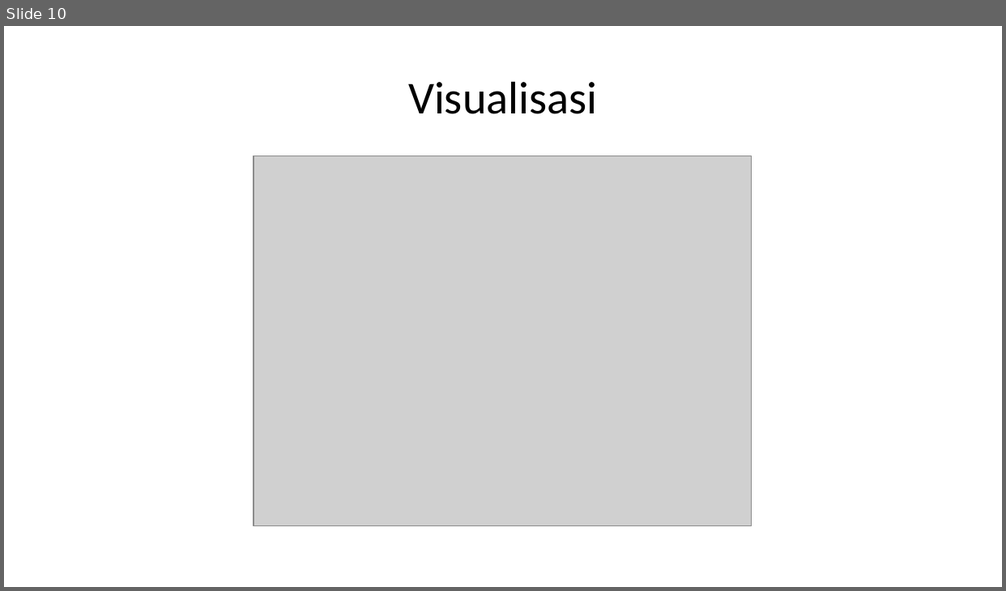
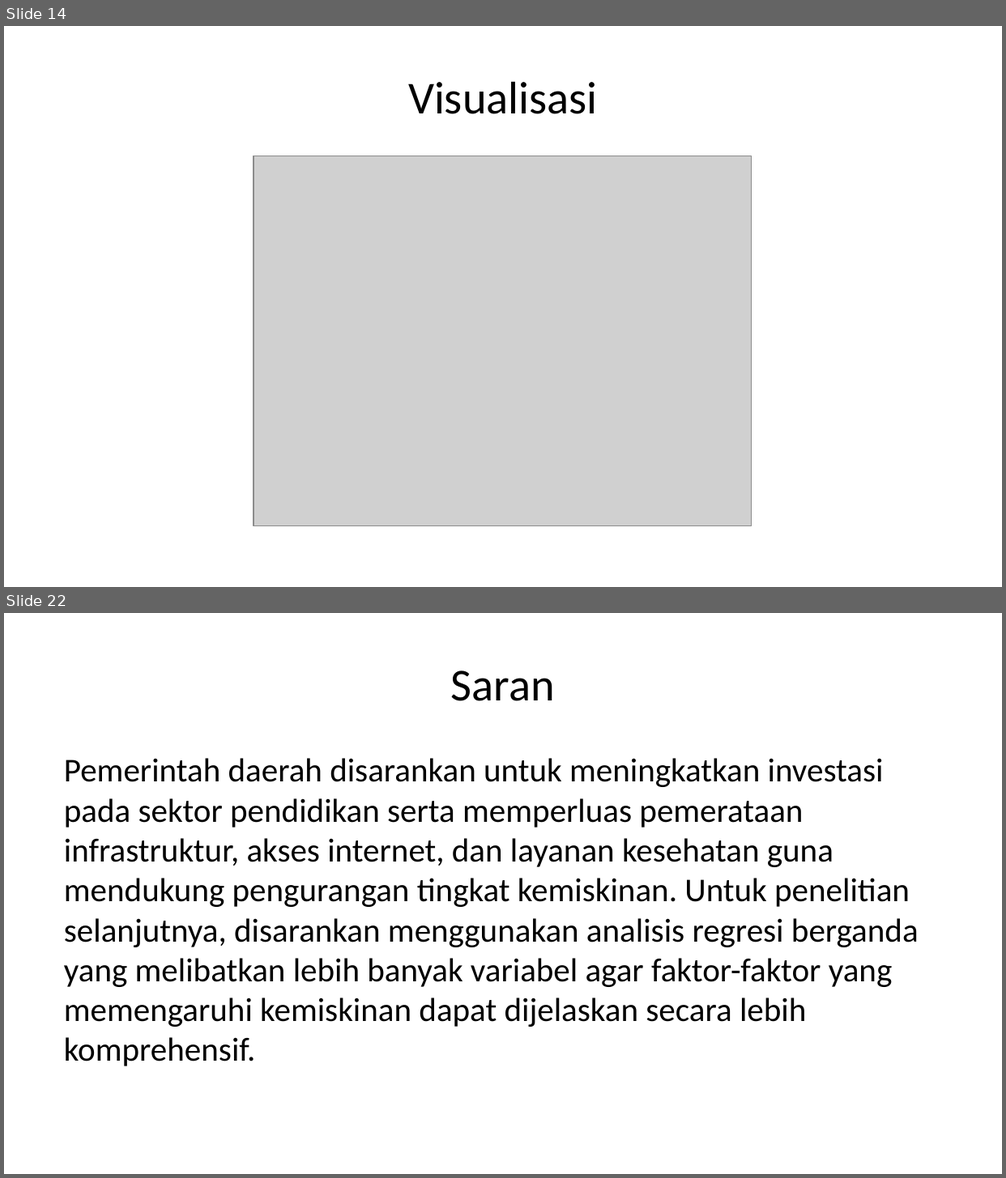
Before and after one commit to inbloom21/probstatproyekakhir, a slide deck: dokumen/PPT-Laporan.pptx. Shown one above the other, each under a label of ours: slide 10 before the commit, slides 14 and 22 after it; the slides between them are not shown. The pictures are 1006x591 and 1006x1178 pixels, drawn with LibreOffice and Linux fonts; fonts in the diff are those of the drawing; grey boxes stand for pictures. Boxes give left, top, right and bottom in pixels: in the first picture for what was removed or moved away, otherwise in the second. Text is boxed around its words. In the diff, an @@ line names an element or a change of style, - is before the commit and + after.

```diff
--- a/dokumen/PPT-Laporan.pptx
+++ b/dokumen/PPT-Laporan.pptx
@@ slide 22 added at (4, 613, 1002, 1174), background #FFFFFF @@
@@ title added at (451, 671, 555, 701), 33 pt, text #000000 @@
+Saran
@@ text added at (64, 758, 918, 1067), 24 pt, text #000000 @@
+Pemerintah daerah disarankan untuk meningkatkan investasi pada sektor pendidikan serta memperluas pemerataan infrastruktur, akses internet, dan layanan kesehatan guna mendukung pengurangan tingkat kemiskinan. Untuk penelitian selanjutnya, disarankan menggunakan analisis regresi berganda yang melibatkan lebih banyak variabel agar faktor-faktor yang memengaruhi kemiskinan dapat dijelaskan secara lebih komprehensif.
@@ what was slide 10 is now slide 14 @@
```
Also in this commit, not shown: 12 other slides added, 1 slide removed, 1 other file.
